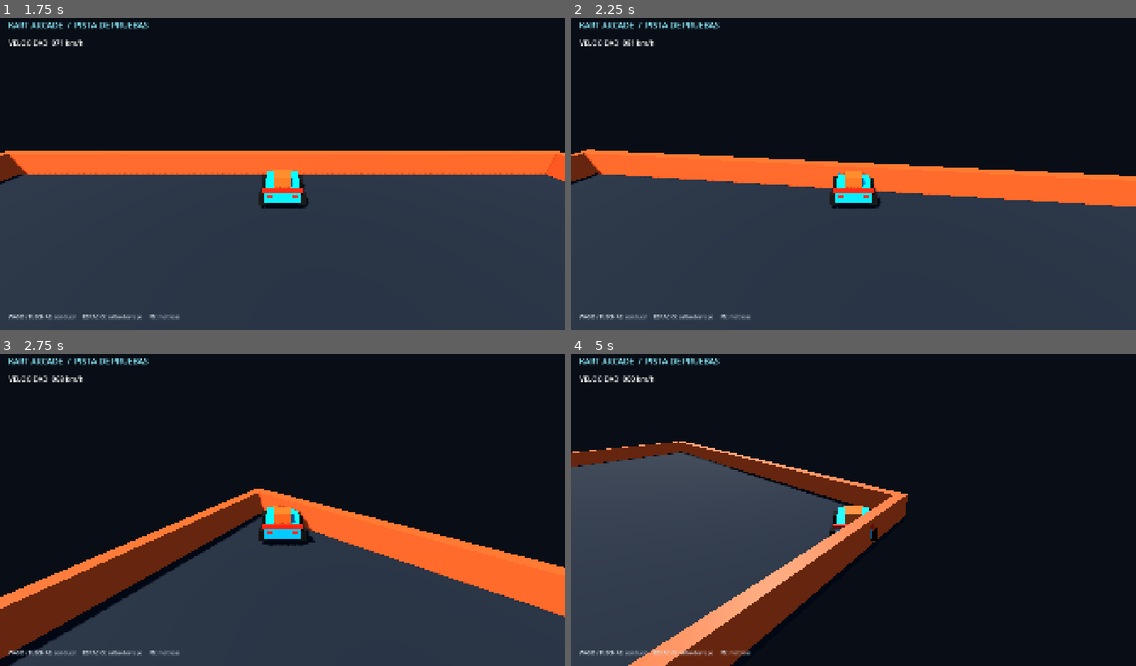
Above: before the commit, frames 1-4 (two rows, left to right).
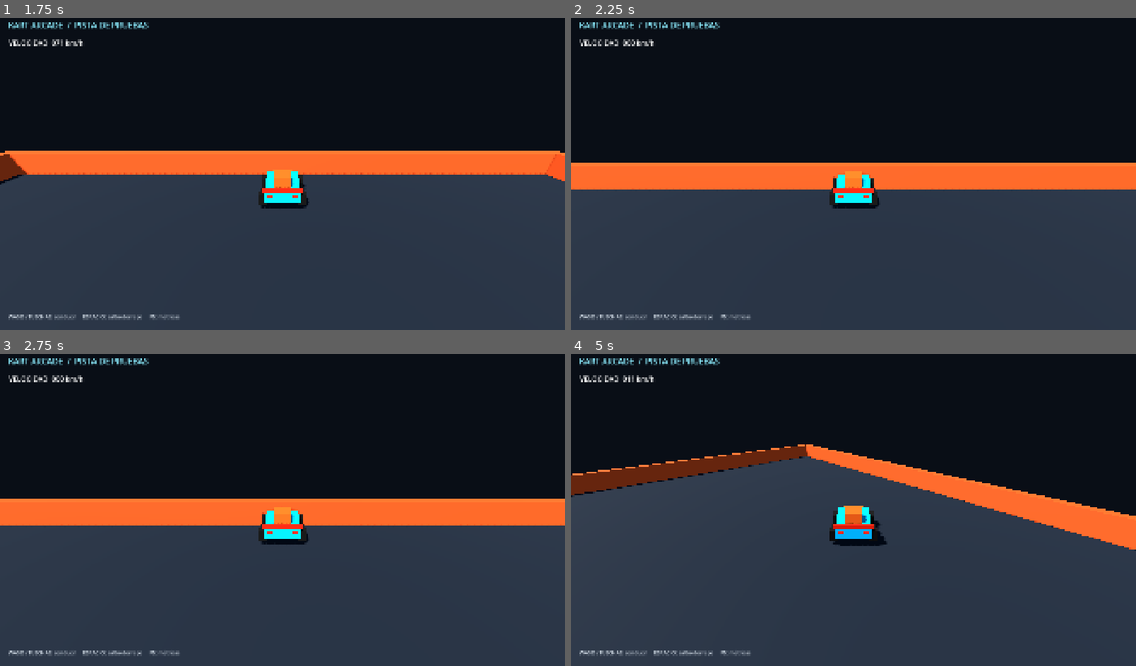
Above: after the commit, the same moments.

Repository: GammaYoshimura/kart
Game: Godot game, scene res://scenes/gameplay/playground.tscn
The game is run twice, just before and just after one commit, with the same random seed, the same clock (stepped at 60 frames per second) and the same inputs.
Inputs:
- Up to frame 1 (1.75 s): tap Enter at 0.5 s; hold Q (aim_backward) 0.53-1.28 s; hold W (accelerate) from 0.53 s (still down); tap Space (drift_hop) at 0.77, 1.52 s; tap Page Down (toggle_perf_overlay) at 1.35 s
- Up to frame 2 (2.25 s): release W (accelerate) at 2.03 s; hold A (steer_left) from 2.03 s (still down); hold E (use_item) from 2.03 s (still down)
- Up to frame 3 (2.75 s): keep holding A (steer_left); keep holding E (use_item)
- Up to frame 4 (5 s): release E (use_item) at 2.78 s; tap Q (aim_backward) at 2.85 s; tap Space (drift_hop) at 3.02, 3.77, 4.52 s; release A (steer_left) at 3.53 s; hold S (brake_reverse) 3.53-4.28 s; tap Page Down (toggle_perf_overlay) at 3.6 s; hold D (steer_right) from 4.28 s (still down); tap E (use_item) at 4.35 s

Frame 1 is identical in both runs. In frame 2, 5.2% of the frame differs, in the area x 0-100%, y 6-62%; in frame 3, 25%; in frame 4, 44%, in the area x 0-100%, y 6-100%.

Commit message:
feat: apply surface and boost kart handling

Diff:
--- a/src/simulation/kart/kart_sim_body.gd
+++ b/src/simulation/kart/kart_sim_body.gd
@@ -2,6 +2,9 @@
 extends CharacterBody3D
 
 @export var stats: KartStatsResource
+@export_range(0.1, 2.0, 0.05) var surface_speed_mult: float = 1.0
+@export_range(0.1, 2.0, 0.05) var surface_acceleration_mult: float = 1.0
+@export_range(0.1, 2.0, 0.05) var surface_grip_mult: float = 1.0
 
 var state: KartSimState = KartSimState.new()
 var input_source: KartInputSource
@@ -130,10 +133,12 @@
 func _update_longitudinal_velocity(command: InputCommandFrame, delta: float) -> void:
 	var throttle: float = command.get_throttle_float()
 	var brake: float = command.get_brake_float()
-	var effective_max_speed: float = stats.max_speed_forward + state.boost_speed_bonus
+	var active_boost_speed_bonus: float = state.boost_speed_bonus if state.boost_ticks_left > 0 else 0.0
+	var effective_surface_mult: float = maxf(surface_speed_mult, 1.0) if active_boost_speed_bonus > 0.0 else surface_speed_mult
+	var effective_max_speed: float = stats.max_speed_forward * effective_surface_mult + active_boost_speed_bonus
 	if throttle > 0.0:
 		var speed_ratio: float = clampf(state.forward_speed / effective_max_speed, 0.0, 1.0)
-		var acceleration: float = stats.base_acceleration * stats.acceleration_curve.sample_baked(speed_ratio)
+		var acceleration: float = stats.base_acceleration * stats.acceleration_curve.sample_baked(speed_ratio) * surface_acceleration_mult
 		state.forward_speed = minf(state.forward_speed + acceleration * throttle * delta, effective_max_speed)
 	elif brake > 0.0 and state.forward_speed > 0.2:
 		state.forward_speed = move_toward(state.forward_speed, 0.0, stats.braking_deceleration * brake * delta)
@@ -149,7 +154,9 @@
 
 func _update_lateral_velocity(delta: float) -> void:
 	var lateral_speed: float = velocity.dot(state.right_dir)
-	var grip: float = stats.lateral_grip_grounded if state.is_grounded else stats.lateral_grip_airborne
+	var grip: float = stats.lateral_grip_airborne
+	if state.is_grounded:
+		grip = stats.lateral_grip_drifting if state.drift_state == 2 else stats.lateral_grip_grounded * surface_grip_mult
 	lateral_speed = move_toward(lateral_speed, 0.0, grip * delta)
 	state.lateral_speed = lateral_speed
 
@@ -180,6 +187,9 @@
 	else:
 		state.airborne_ticks += 1
 	state.vertical_speed = velocity.dot(Vector3.UP)
+	var horizontal_velocity: Vector3 = Vector3(velocity.x, 0.0, velocity.z)
+	state.forward_speed = horizontal_velocity.dot(state.forward_dir)
+	state.lateral_speed = horizontal_velocity.dot(state.right_dir)
 
 
 func _ensure_collision_shape() -> void:
Not shown, changed: docs/ROADMAP_PROGRESS.md
